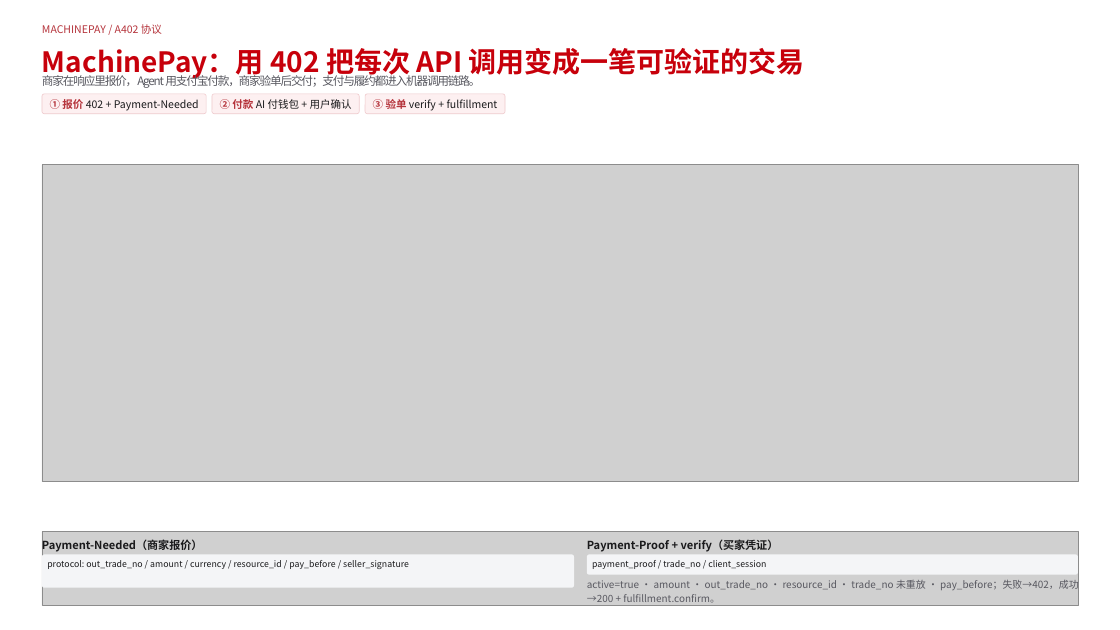
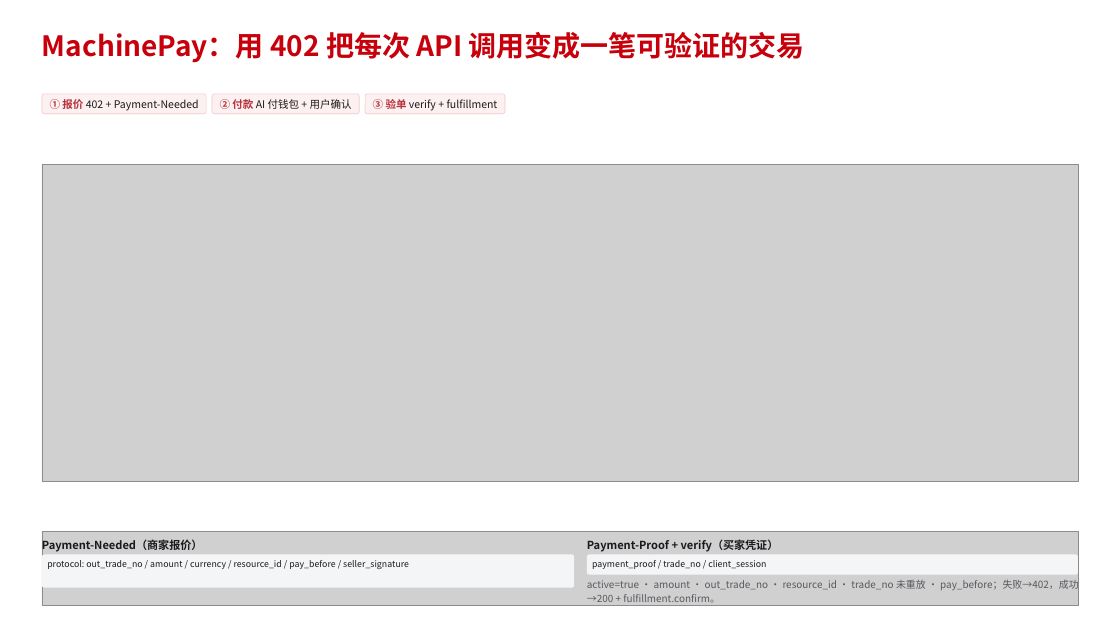
Before and after one commit to lzyu/skill-research-ppt, a slide deck: slide 17 of skill-final-v1.pptx. Drawn at 1120x630 pixels with LibreOffice and Linux fonts; fonts in the diff are those of the drawing; grey boxes stand for pictures. Boxes give left, top, right and bottom in pixels: in the first picture for what was removed or moved away, otherwise in the second. Text is boxed around its words. In the diff, an @@ line names an element or a change of style, - is before the commit and + after.

```diff
--- a/skill-final-v1.pptx
+++ b/skill-final-v1.pptx
@@ text "MachinePay：用 402 把每次 API 调用变成一笔可验证的交易": place and size @@
-text "MachinePay：用 402 把每次 API 调用变成一笔可验证的交易" at [42,48,805,80]
+text "MachinePay：用 402 把每次 API 调用变成一笔可验证的交易" at [42,32,805,63]
@@ text removed at [42,24,162,34] @@
-MACHINEPAY / A402 协议
@@ text removed at [42,73,480,88] @@
-商家在响应里报价，Agent 用支付宝付款，商家验单后交付；支付与履约都进入机器调用链路。
```
Also in this commit, not shown: 18 other slides changed, 1 slide added, 1 slide removed, 5 other files.
